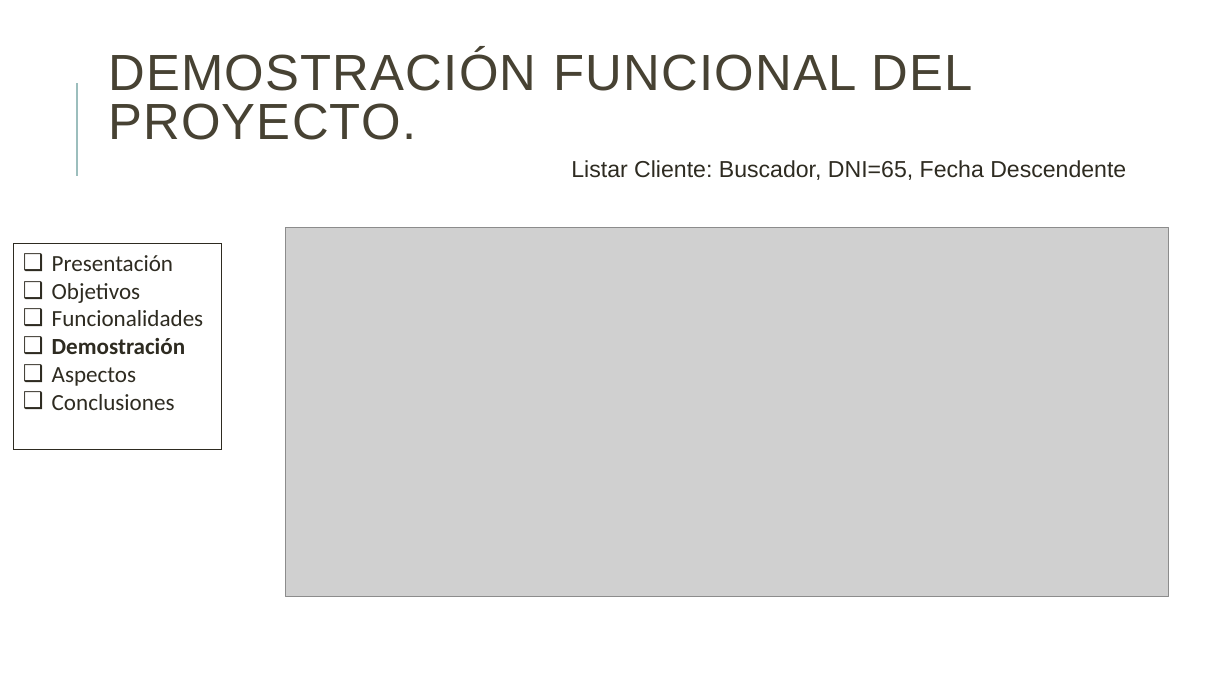
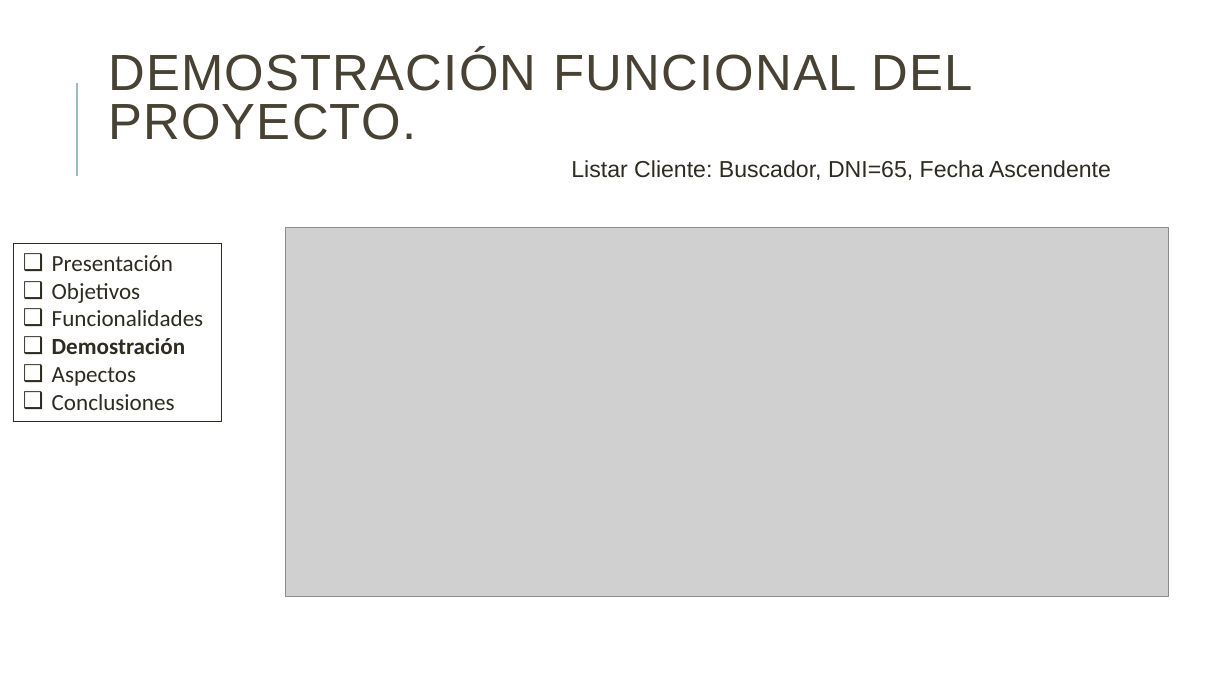
Before and after one commit to danielallhoff/M17-G4-AirDSS, a slide deck: slide 11 of AIRDSS.pptx. Drawn at 1232x693 pixels with LibreOffice and Linux fonts; fonts in the diff are those of the drawing; grey boxes stand for pictures. Boxes give left, top, right and bottom in pixels: in the first picture for what was removed or moved away, otherwise in the second. Text is boxed around its words. In the diff, an @@ line names an element or a change of style, - is before the commit and + after.

```diff
--- a/AIRDSS.pptx
+++ b/AIRDSS.pptx
@@ text at [571, 160, 1111, 180]: text changed @@
-Listar Cliente: Buscador, DNI=65, Fecha Descendente
+Listar Cliente: Buscador, DNI=65, Fecha Ascendente
@@ rectangle "Presentación": place and size @@
-rectangle "Presentación" at [14, 244, 222, 449]
+rectangle "Presentación" at [14, 244, 222, 421]
```
Also in this commit, not shown: 7 other slides changed, 1 slide removed, 1 other file.
